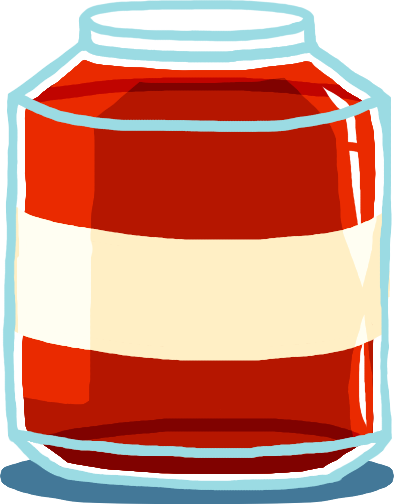
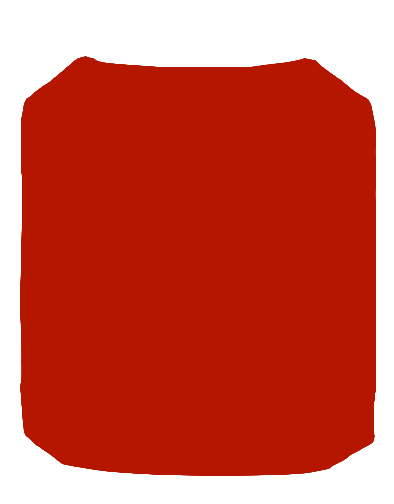
Layered file, before and after one edit (394 x 504). Changes by layer:
pixels changed over box(0, 0, 394, 504) (layer not identified)